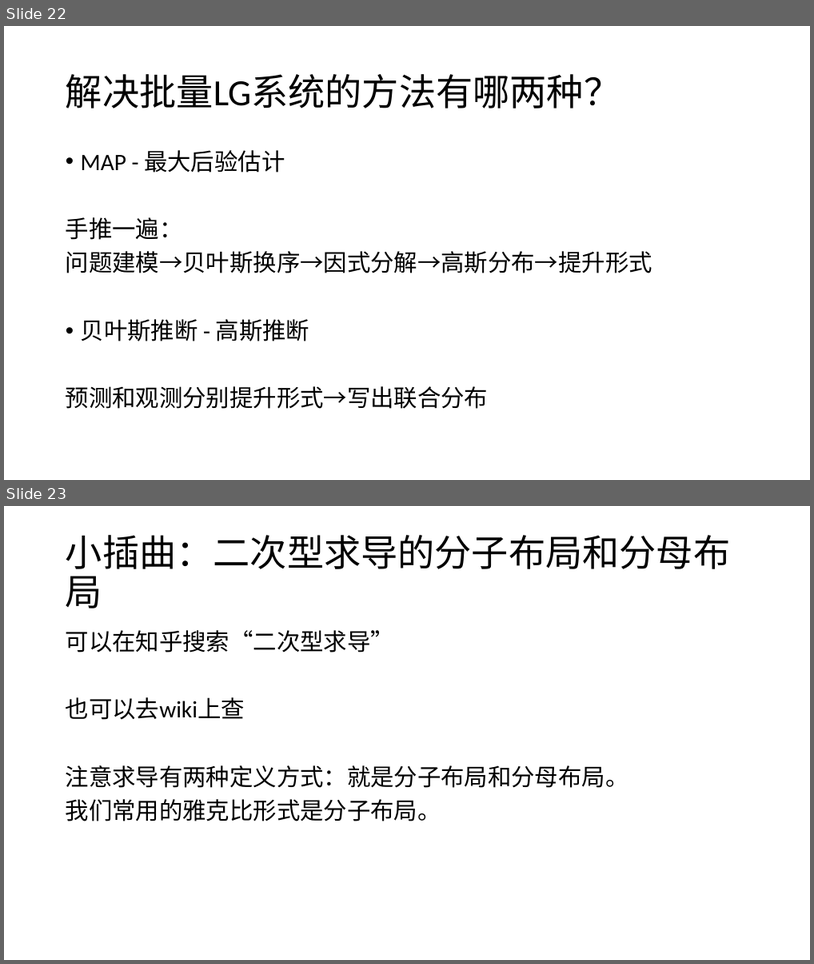
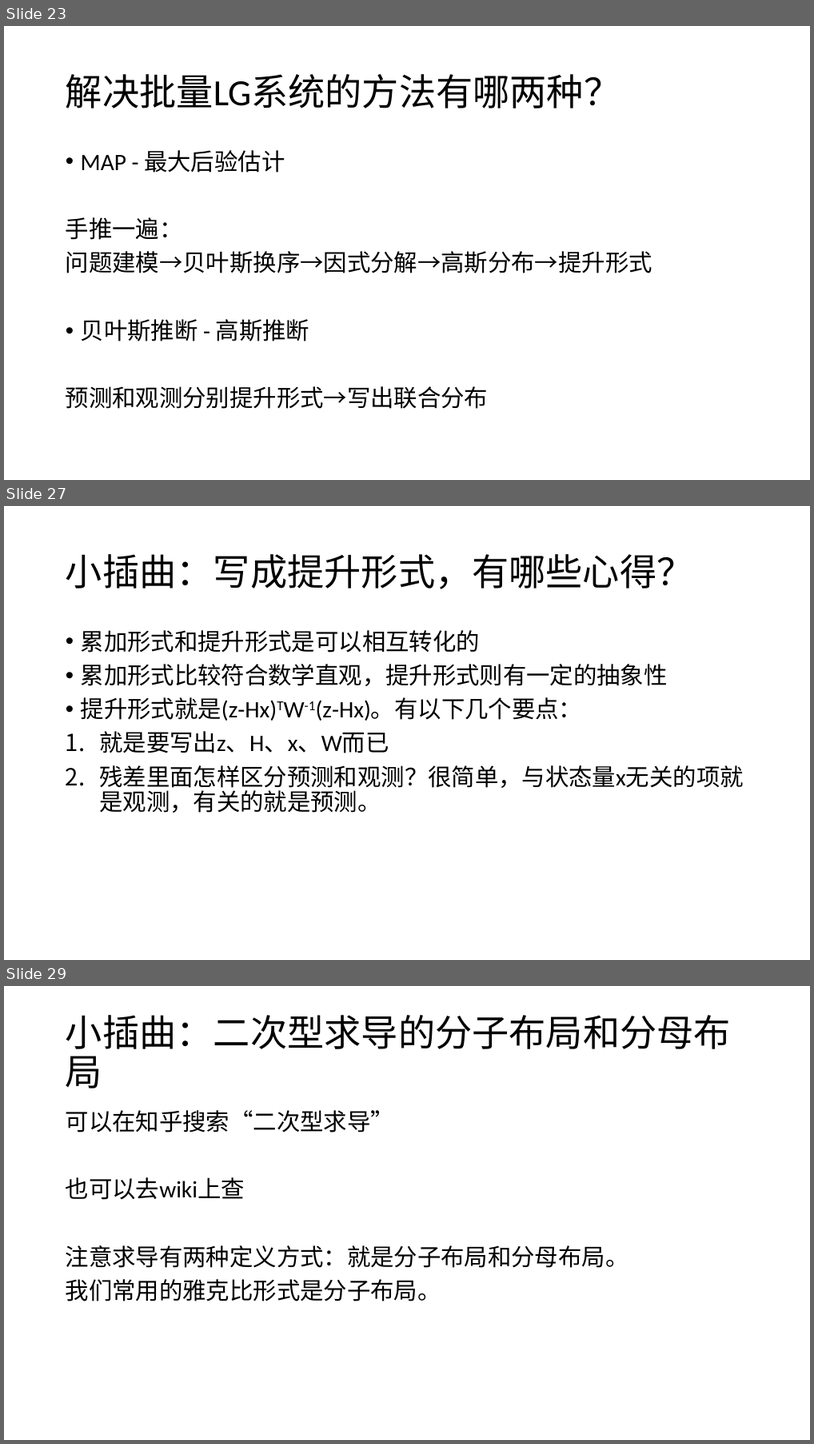
Before and after one commit to CR7dongfeng/State-Estimation, a slide deck: 问题检索清单.pptx. Shown one above the other, each under a label of ours: slides 22 and 23 before the commit, slides 23, 27 and 29 after it; the slides between them are not shown. The pictures are 814x964 and 814x1444 pixels, drawn with LibreOffice and Linux fonts; fonts in the diff are those of the drawing. Boxes give left, top, right and bottom in pixels: in the first picture for what was removed or moved away, otherwise in the second. Text is boxed around its words. In the diff, an @@ line names an element or a change of style, - is before the commit and + after.

```diff
--- a/问题检索清单.pptx
+++ b/问题检索清单.pptx
@@ slide 27 added at <box>4,506,810,960</box>, background #FFFFFF @@
@@ title added at <box>66,554,694,589</box>, 44 pt, text #000000 @@
+小插曲：写成提升形式，有哪些心得？
@@ text added at <box>81,630,743,812</box>, 28 pt, text #000000 @@
+• 累加形式和提升形式是可以相互转化的
+• 累加形式比较符合数学直观，提升形式则有一定的抽象性
+• 提升形式就是(z-Hx)TW-1(z-Hx)。有以下几个要点：
+1. 就是要写出z、H、x、W而已
+2. 残差里面怎样区分预测和观测？很简单，与状态量x无关的项就是观测，有关的就是预测。
@@ what was slide 22 is now slide 23 @@
@@ what was slide 23 is now slide 29 @@
```
Also in this commit, not shown: 5 slides changed, 5 other slides added.
